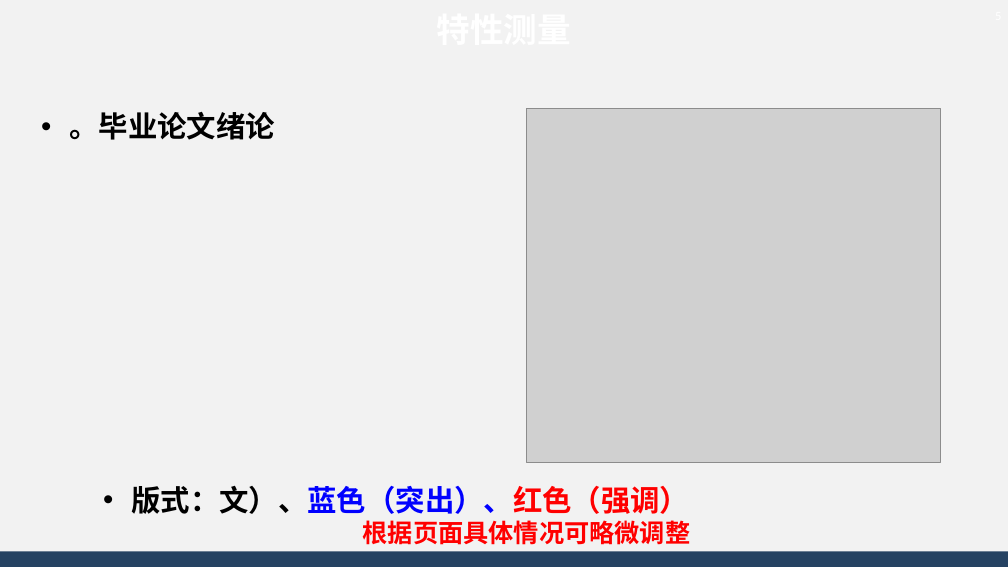
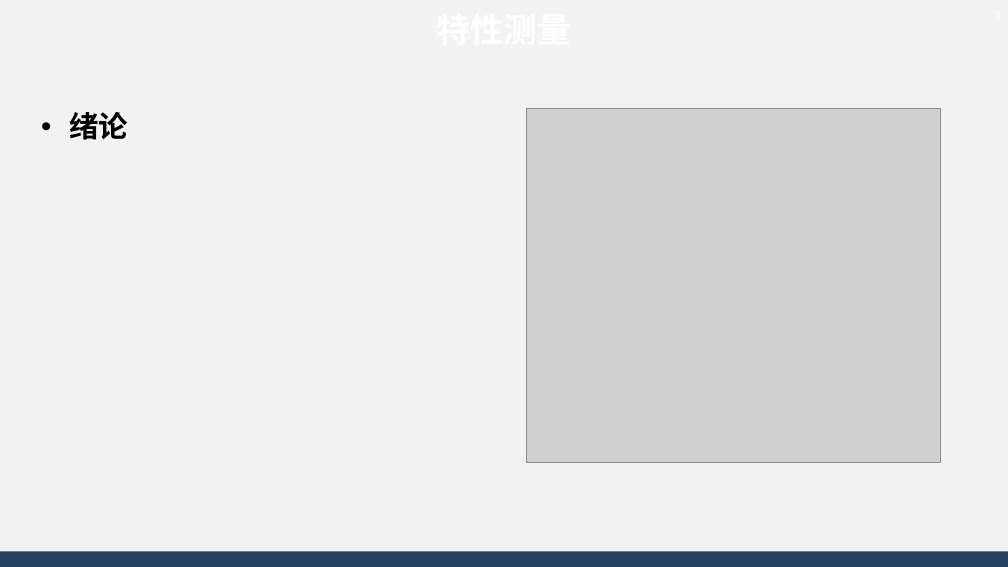
Before and after one commit to AsBackup/DAOSSA, a slide deck: slide 7 of 16 空间态势感知概念与特性测量.pptx (slide 5 before the commit). Drawn at 1008x567 pixels with LibreOffice and Linux fonts; fonts in the diff are those of the drawing; grey boxes stand for pictures; background and template pictures are left out. Boxes give left, top, right and bottom in pixels: in the first picture for what was removed or moved away, otherwise in the second. Text is boxed around its words. In the diff, an @@ line names an element or a change of style, - is before the commit and + after.

```diff
--- a/16 空间态势感知概念与特性测量.pptx
+++ b/16 空间态势感知概念与特性测量.pptx
@@ text at bbox=[69, 112, 128, 140]: text changed @@
-• 。毕业论文绪论
+• 绪论
@@ text removed at bbox=[131, 486, 689, 514] @@
-• 版式：文）、蓝色（突出）、红色（强调）
@@ text removed at bbox=[363, 520, 691, 545] @@
-根据页面具体情况可略微调整
```
Also in this commit, not shown: 2 other slides changed, 1 slide added, 1 other file.
